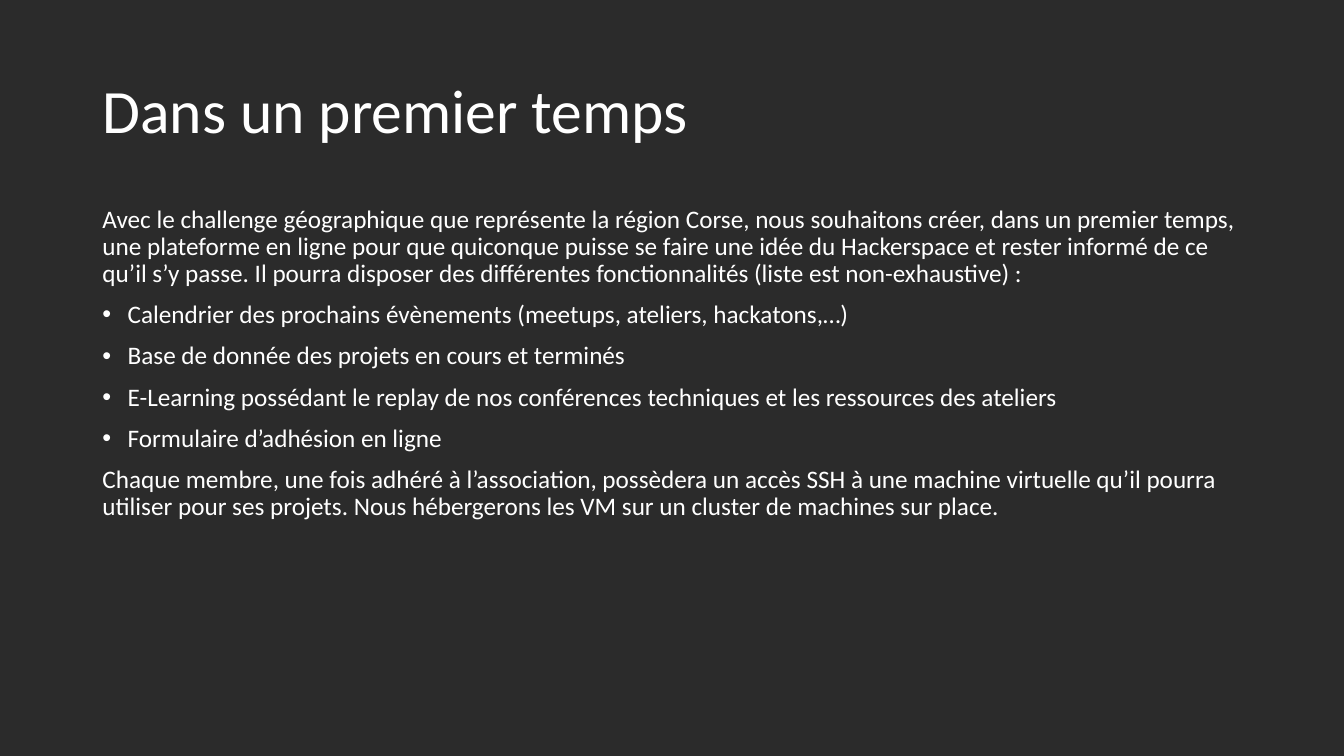
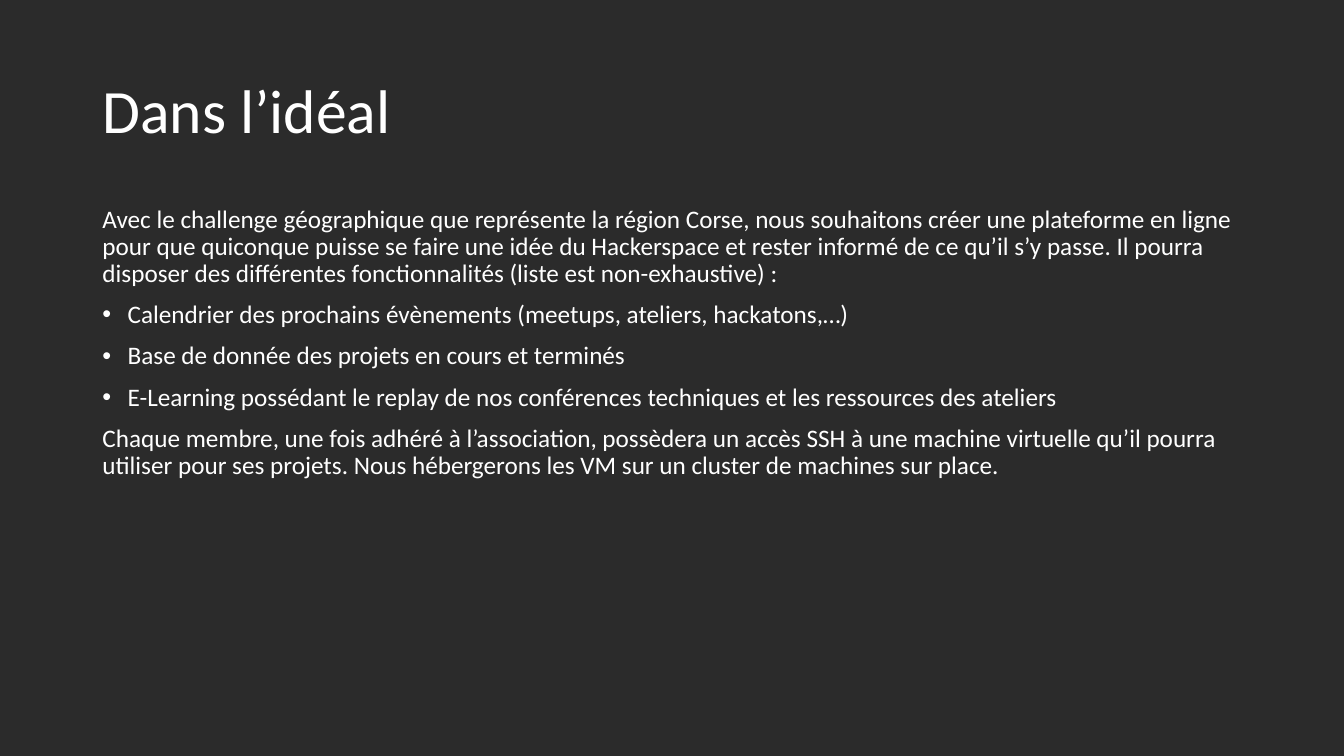
Before and after one commit to Kyalma/print_request, a slide deck: slide 4 of io_space.pptx. Drawn at 1344x756 pixels with LibreOffice and Linux fonts; fonts in the diff are those of the drawing; background and template pictures are left out; a plain dark background stands for a picture behind light text. Boxes give left, top, right and bottom in pixels: in the first picture for what was removed or moved away, otherwise in the second. Text is boxed around its words. In the diff, an @@ line names an element or a change of style, - is before the commit and + after.

```diff
--- a/io_space.pptx
+++ b/io_space.pptx
@@ title at <box>102,90,390,134</box>: text changed @@
-Dans un premier temps
+Dans l’idéal
@@ text at <box>102,210,1231,286</box>: text changed @@
-Avec le challenge géographique que représente la région Corse, nous souhaitons créer, dans un premier temps, une plateforme en ligne pour que quiconque puisse se faire une idée du Hackerspace et rester informé de ce qu’il s’y passe. Il pourra disposer des différentes fonctionnalités (liste est non-exhaustive) :
+Avec le challenge géographique que représente la région Corse, nous souhaitons créer une plateforme en ligne pour que quiconque puisse se faire une idée du Hackerspace et rester informé de ce qu’il s’y passe. Il pourra disposer des différentes fonctionnalités (liste est non-exhaustive) :
@@ text at <box>128,429,441,452</box>: paragraph removed @@
-• Formulaire d’adhésion en ligne
```
Also in this commit, not shown: 1 other slide changed, 5 slides added, 1 other file.
